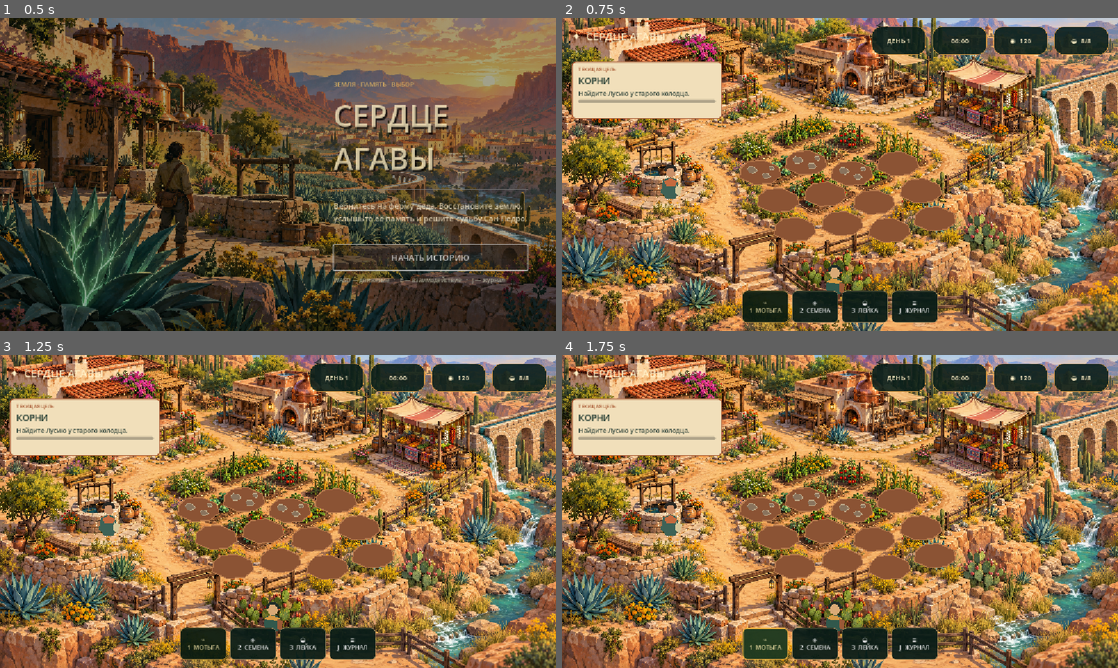
Above: before the commit, frames 1-4 (two rows, left to right).
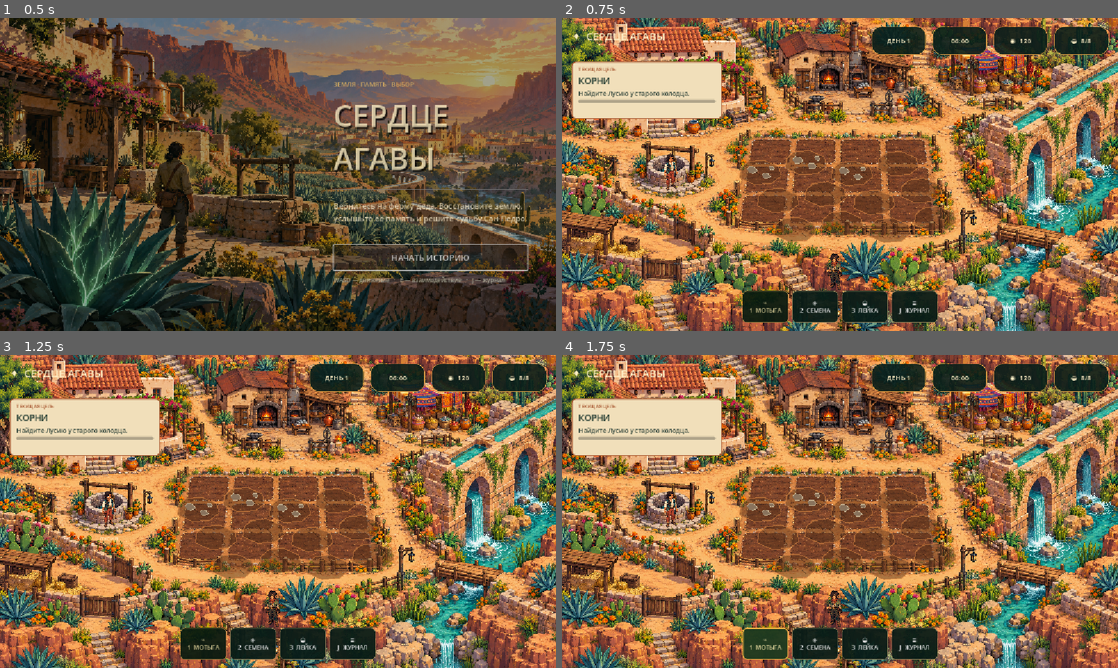
Above: after the commit, the same moments.

Repository: MagKoldyn/agave
Game: Godot game, scene res://scenes/main.tscn
Same seed, same stepped clock (60 frames per second), same inputs: the game is played once before the commit and once after it.
Inputs:
- Up to frame 1 (0.5 s): no input
- Up to frame 2 (0.75 s): click "НАЧАТЬ ИСТОРИЮ" at 0.5 s
- Up to frame 3 (1.25 s): no input
- Up to frame 4 (1.75 s): click "⌁ 1 МОТЫГА" at 1.25 s

Frame 1 is identical in both runs. In frame 2, 79% of the frame differs, in the area x 0-100%, y 0-100%; in frame 3, 79%; in frame 4, 79%.

Commit message:
Replace farm placeholders with pixel art world

Diff:
--- a/scenes/farm.tscn
+++ b/scenes/farm.tscn
@@ -6,10 +6,16 @@
 [node name="Farm" type="Node2D"]
 script = ExtResource("1")
 
-[node name="Map" type="Sprite2D" parent="."]
+[node name="Background" type="CanvasLayer" parent="."]
+layer = -10
+
+[node name="Map" type="TextureRect" parent="Background"]
+offset_right = 1152.0
+offset_bottom = 648.0
 texture = ExtResource("2")
-position = Vector2(576, 324)
-scale = Vector2(0.689, 0.689)
+expand_mode = 1
+stretch_mode = 6
+mouse_filter = 2
 
 [node name="World" type="Node2D" parent="."]
 
--- a/scripts/player.gd
+++ b/scripts/player.gd
@@ -3,9 +3,16 @@
 var can_move := true
 var facing := Vector2.DOWN
 var step_time := 0.0
+var sprite: Sprite2D
 
 func _ready() -> void:
 	z_index = 8
+	sprite = Sprite2D.new()
+	sprite.texture = load("res://assets/art/player_idle.png")
+	sprite.scale = Vector2(0.084, 0.084)
+	sprite.position = Vector2(0, -31)
+	sprite.texture_filter = CanvasItem.TEXTURE_FILTER_NEAREST
+	add_child(sprite)
 	queue_redraw()
 
 func _physics_process(delta: float) -> void:
@@ -15,24 +22,17 @@
 	velocity = direction * 185.0
 	if direction.length() > 0.1:
 		facing = direction; step_time += delta * 10.0
+		sprite.flip_h = direction.x < -0.05
 	else: step_time = lerpf(step_time, 0.0, delta * 4.0)
+	sprite.position.y = -31.0 + sin(step_time) * 1.5 if velocity.length() > 0 else -31.0
 	move_and_slide()
 	position.x = clampf(position.x, 40.0, 1112.0)
 	position.y = clampf(position.y, 195.0, 608.0)
 	queue_redraw()
 
 func _draw() -> void:
-	var bob := sin(step_time) * 2.0 if velocity.length() > 0 else sin(Time.get_ticks_msec() * 0.002) * 0.7
 	# Soft painted shadow.
 	fill_ellipse(Vector2(0, 18), Vector2(18, 7), Color(0.08,0.11,0.08,0.35))
-	# Satchel, boots, body and scarf use irregular silhouettes rather than blocks.
-	draw_colored_polygon(PackedVector2Array([Vector2(-10,7+bob),Vector2(-8,26),Vector2(-1,27),Vector2(1,8+bob)]),Color("5a3428"))
-	draw_colored_polygon(PackedVector2Array([Vector2(1,8+bob),Vector2(3,27),Vector2(10,26),Vector2(10,6+bob)]),Color("6b3a28"))
-	draw_colored_polygon(PackedVector2Array([Vector2(-15,-13+bob),Vector2(-19,3+bob),Vector2(-12,15+bob),Vector2(0,19+bob),Vector2(14,14+bob),Vector2(18,1+bob),Vector2(12,-14+bob),Vector2(0,-19+bob)]),Color("31584c"))
-	draw_colored_polygon(PackedVector2Array([Vector2(-17,-11+bob),Vector2(-5,-17+bob),Vector2(15,-11+bob),Vector2(11,-5+bob),Vector2(-9,-7+bob)]),Color("d89a43"))
-	draw_circle(Vector2(0,-28+bob),11,Color("d9aa76"))
-	draw_arc(Vector2(0,-30+bob),12,PI,TAU,14,Color("202d28"),6)
-	draw_colored_polygon(PackedVector2Array([Vector2(10,-10+bob),Vector2(21,-4+bob),Vector2(18,15+bob),Vector2(8,10+bob)]),Color("9b5a37"))
 
 func fill_ellipse(center: Vector2, radius: Vector2, color: Color) -> void:
 	var points := PackedVector2Array()
--- a/scripts/plot.gd
+++ b/scripts/plot.gd
@@ -9,10 +9,14 @@
 
 func _draw() -> void:
 	var data: Dictionary = GameState.plots[index]
-	var soil := Color("6f432d") if data.watered else Color("8b5334")
+	var soil := Color(0.20,0.12,0.08,0.72) if data.watered else Color(0.34,0.19,0.10,0.48)
 	var patch := PackedVector2Array([Vector2(-39,-9),Vector2(-25,-22),Vector2(7,-26),Vector2(39,-12),Vector2(44,7),Vector2(25,22),Vector2(-11,25),Vector2(-42,11)])
 	draw_colored_polygon(patch,soil)
-	draw_polyline(PackedVector2Array([patch[0],patch[1],patch[2],patch[3],patch[4],patch[5],patch[6],patch[7],patch[0]]),Color("b77a4d"),2)
+	draw_polyline(PackedVector2Array([patch[0],patch[1],patch[2],patch[3],patch[4],patch[5],patch[6],patch[7],patch[0]]),Color(0.78,0.48,0.24,0.65),2)
+	for dot in 14:
+		var px := float(((index * 17 + dot * 23) % 67) - 33)
+		var py := float(((index * 31 + dot * 11) % 31) - 15)
+		draw_rect(Rect2(Vector2(px,py),Vector2(2,2)),Color(0.18,0.10,0.06,0.48))
 	if data.state in ["cleared","tilled","planted","sprout","mature"]:
 		for y in [-12.0,0.0,12.0]: stroke_ellipse(Vector2(0,y),Vector2(30,6),Color("4f3528"))
 	if data.state == "debris":
--- a/scripts/world_actor.gd
+++ b/scripts/world_actor.gd
@@ -3,20 +3,26 @@
 @export var actor_kind := "lucia"
 @export var display_name := "ЛУСИЯ"
 var pulse := 0.0
+var sprite: Sprite2D
 
 func _process(delta: float) -> void:
-	pulse += delta; queue_redraw()
+	pulse += delta
+	if sprite: sprite.position.y = -29.0 + sin(pulse * 2.0) * 0.8
+	queue_redraw()
+
+func _ready() -> void:
+	if actor_kind == "lucia":
+		sprite = Sprite2D.new()
+		sprite.texture = load("res://assets/art/lucia_idle.png")
+		sprite.scale = Vector2(0.082, 0.082)
+		sprite.position = Vector2(0, -29)
+		sprite.texture_filter = CanvasItem.TEXTURE_FILTER_NEAREST
+		add_child(sprite)
 
 func _draw() -> void:
-	var bob := sin(pulse * 2.0) * 1.2
 	if actor_kind == "lucia":
 		fill_ellipse(Vector2(0,20),Vector2(17,6),Color(0.05,0.08,0.06,0.3))
-		draw_colored_polygon(PackedVector2Array([Vector2(-16,-10+bob),Vector2(-20,14),Vector2(-8,29),Vector2(8,29),Vector2(19,12),Vector2(13,-11+bob),Vector2(0,-17+bob)]),Color("3e6256"))
-		draw_colored_polygon(PackedVector2Array([Vector2(-13,-8+bob),Vector2(0,-15+bob),Vector2(14,-7+bob),Vector2(9,2),Vector2(-9,1)]),Color("c56a3e"))
-		draw_circle(Vector2(0,-27+bob),10,Color("c99068"))
-		draw_arc(Vector2(0,-29+bob),11,PI,TAU,12,Color("2a2824"),6)
-		draw_colored_polygon(PackedVector2Array([Vector2(12,0),Vector2(24,5),Vector2(18,23),Vector2(8,14)]),Color("d7c89b"))
-		draw_string(ThemeDB.fallback_font,Vector2(-28,47),display_name,HORIZONTAL_ALIGNMENT_CENTER,56,11,Color("fff0c7"))
+		draw_string(ThemeDB.fallback_font,Vector2(-32,38),display_name,HORIZONTAL_ALIGNMENT_CENTER,64,11,Color("fff0c7"))
 
 func fill_ellipse(center: Vector2, radius: Vector2, color: Color) -> void:
 	var points := PackedVector2Array()
--- a/tests/test_scene_load.gd
+++ b/tests/test_scene_load.gd
@@ -18,6 +18,21 @@
 		return
 	root.add_child(scene)
 	await process_frame
+	if path.ends_with("farm.tscn"):
+		var map: TextureRect = scene.get_node("Background/Map")
+		if map.texture == null or map.texture.get_size().x < 1000:
+			failures += 1
+			push_error("FAIL: фон фермы не импортирован")
+		else:
+			print("PASS: фон фермы импортирован ", map.texture.get_size())
+		var sprite_count := 0
+		for actor in scene.get_node("World").get_children():
+			sprite_count += actor.find_children("*", "Sprite2D", true, false).size()
+		if sprite_count < 2:
+			failures += 1
+			push_error("FAIL: пиксельные персонажи не созданы")
+		else:
+			print("PASS: созданы пиксельные персонажи: ", sprite_count)
 	print("PASS: загружена сцена " + path)
 	scene.queue_free()
 	await process_frame
Binary file changed: assets/art/farm_map.png
Binary file added: assets/art/lucia_idle.png
Not shown, added: assets/art/lucia_idle.png.import
Binary file added: assets/art/player_idle.png
Not shown, added: assets/art/player_idle.png.import
